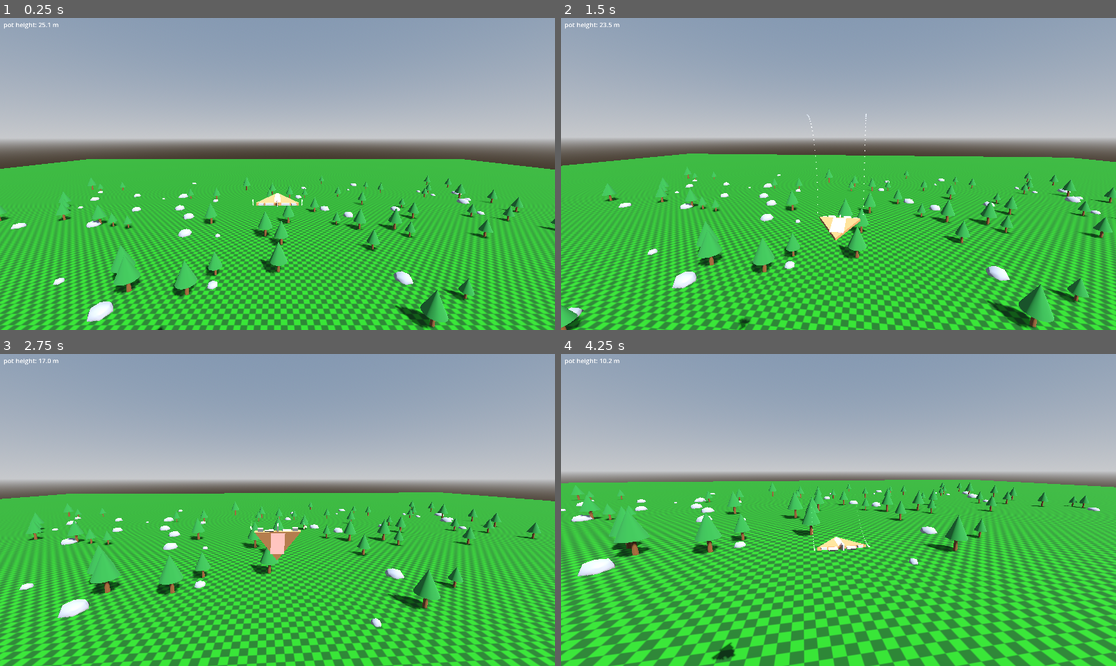
Above: before the commit, frames 1-4 (two rows, left to right).
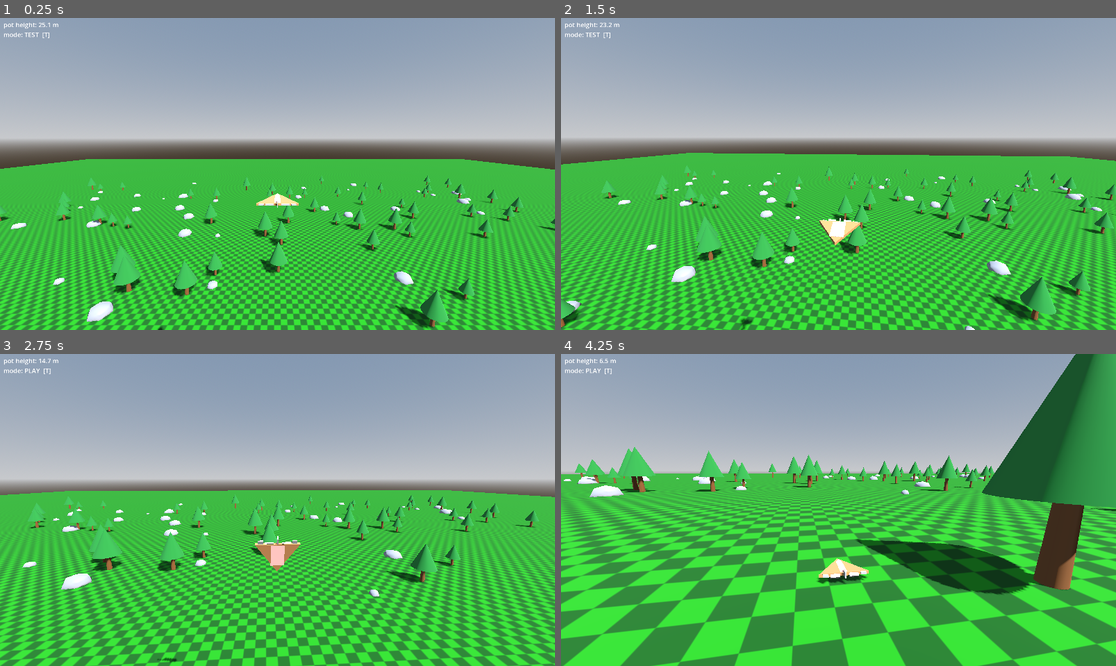
Above: after the commit, the same moments.

Repository: westonkelliher/glider
Game: Godot game, scene res://scenes/main.tscn
The game is run twice, just before and just after one commit, with the same random seed, the same clock (stepped at 60 frames per second) and the same inputs.
Inputs (mouse positions are in pixels of both pictures, inside the frame that each line leads up to):
- Up to frame 1 (0.25 s): no input
- Up to frame 2 (1.5 s): tap Enter at 0.5 s; move the mouse to (866, 174) at 0.52 s; hold Shift (air_roll) 0.53-1.28 s; hold W (move_forward) from 0.53 s (still down); tap T at 0.8, 1.35 s; move the mouse to (810, 174) at 1.27 s
- Up to frame 3 (2.75 s): keep holding W (move_forward); tap Shift (air_roll) at 1.55 s; move the mouse to (288, 503) at 2.02 s; hold Shift (air_roll) from 2.03 s (still down); tap T at 2.3 s
- Up to frame 4 (4.25 s): keep holding W (move_forward); move the mouse to (832, 516) at 2.77 s; release Shift (air_roll) at 2.78 s; tap T at 2.85, 3.8 s; tap Shift (air_roll) at 3.05 s; move the mouse to (877, 513) at 3.52 s; hold Shift (air_roll) from 3.53 s (still down)

The runs differ from the first frame. In frame 1, 0.2% of the frame differs, in the area x 0-100%, y 4-100%; in frame 2, 26%; in frame 3, 30%; in frame 4, 47%, in the area x 0-100%, y 0-100%.

Commit message:
Add pilot/RL control modes; swap Q/E yaw binds
Co-Authored-By: Claude Opus 4.8 <noreply@anthropic.com>

Diff:
--- a/project.godot
+++ b/project.godot
@@ -75,6 +75,18 @@
 , Object(InputEventJoypadButton,"resource_local_to_scene":false,"resource_name":"","device":-1,"button_index":9,"pressure":0.0,"pressed":false,"script":null)
 ]
 }
+yaw_left={
+"deadzone": 0.2,
+"events": [Object(InputEventKey,"resource_local_to_scene":false,"resource_name":"","device":-1,"window_id":0,"alt_pressed":false,"shift_pressed":false,"ctrl_pressed":false,"meta_pressed":false,"pressed":false,"keycode":0,"physical_keycode":69,"key_label":0,"unicode":101,"location":0,"echo":false,"script":null)
+, Object(InputEventJoypadButton,"resource_local_to_scene":false,"resource_name":"","device":-1,"button_index":9,"pressure":0.0,"pressed":false,"script":null)
+]
+}
+yaw_right={
+"deadzone": 0.2,
+"events": [Object(InputEventKey,"resource_local_to_scene":false,"resource_name":"","device":-1,"window_id":0,"alt_pressed":false,"shift_pressed":false,"ctrl_pressed":false,"meta_pressed":false,"pressed":false,"keycode":0,"physical_keycode":81,"key_label":0,"unicode":113,"location":0,"echo":false,"script":null)
+, Object(InputEventJoypadButton,"resource_local_to_scene":false,"resource_name":"","device":-1,"button_index":10,"pressure":0.0,"pressed":false,"script":null)
+]
+}
 
 [physics]
 
--- a/scenes/glider_body.tscn
+++ b/scenes/glider_body.tscn
@@ -51,6 +51,7 @@
 [sub_resource type="BoxMesh" id="BoxMesh_qut1m"]
 
 [node name="GliderBody" type="CharacterBody3D" unique_id=786574907]
+floor_max_angle = 0.43284166
 script = ExtResource("1_kiolu")
 
 [node name="Mesh" type="MeshInstance3D" parent="." unique_id=8097921]
@@ -63,6 +64,7 @@
 
 [node name="TrailL" type="GPUParticles3D" parent="Mesh/Wing" unique_id=465931524]
 transform = Transform3D(1, 0, 0, 0, 1, 0, 0, 0, 1, -0.9, -0.8, 0)
+visible = false
 amount = 240
 lifetime = 0.8
 process_material = SubResource("ParticleProcessMaterial_trail")
@@ -70,6 +72,7 @@
 
 [node name="TrailR" type="GPUParticles3D" parent="Mesh/Wing" unique_id=118740851]
 transform = Transform3D(1, 0, 0, 0, 1, 0, 0, 0, 1, 0.9, -0.8, 0)
+visible = false
 amount = 240
 lifetime = 0.8
 process_material = SubResource("ParticleProcessMaterial_trail")
--- a/scripts/glider_body.gd
+++ b/scripts/glider_body.gd
@@ -6,17 +6,31 @@
 const G := 9.8
 
 
-## Ailerons
-# Pitch
-const AIL_PITCH_SPEED := 7.0 # 1/s: how fast a surface eases toward its target
-const PITCH_MULT := 3.5 # craft turn authority per unit of deflection
-# Roll
-const AIL_ROLL_SPEED := 5.0
-const ROLL_MULT := 5.0
-# Yaw
-const AIL_YAW_SPEED := 7.0
-const YAW_MULT := 2.0
-#
+## Flight tuning: TEST = gentle accelerations (forces easy to see),
+## PLAY = snappy. Toggle live with the T key. Applied via _apply_tuning().
+enum Mode { TEST, PLAY }
+@export var mode: Mode = Mode.TEST
+const PRESETS := {
+	Mode.TEST: {
+		"AIL_PITCH_SPEED": 7.0, "AIL_ROLL_SPEED": 5.0, "AIL_YAW_SPEED": 7.0,
+		"PITCH_MULT": 3.5, "ROLL_MULT": 5.0, "YAW_MULT": 2.0,
+		"POT_SPEED_CATCHUP_MULT": 2.0, "POT_DIR_CATCHUP_MULT": 0.15, "DRAG": 1.0,
+	},
+	Mode.PLAY: {
+		"AIL_PITCH_SPEED": 12.0, "AIL_ROLL_SPEED": 10.0, "AIL_YAW_SPEED": 12.0,
+		"PITCH_MULT": 3.5, "ROLL_MULT": 5.0, "YAW_MULT": 2.0,
+		"POT_SPEED_CATCHUP_MULT": 3.0, "POT_DIR_CATCHUP_MULT": 0.2, "DRAG": 0.2,
+	},
+}
+
+
+## Ailerons (rate/authority values populated from PRESETS by _apply_tuning)
+var AIL_PITCH_SPEED: float # 1/s: how fast a surface eases toward its target
+var PITCH_MULT: float      # craft turn authority per unit of deflection
+var AIL_ROLL_SPEED: float
+var ROLL_MULT: float
+var AIL_YAW_SPEED: float
+var YAW_MULT: float
 const SURFACE_DEFLECT := 0.7 # visual surface tilt (rad) at full deflection
 #
 var ail_pitch := 0.0
@@ -32,16 +46,30 @@
 var _pot_label: Label
 const PH_MARGIN := 0.1
 #const POT_SPEED_CATCHUP := 20.0 # meters/s^2
-const POT_SPEED_CATCHUP_MULT := 2.0
+var POT_SPEED_CATCHUP_MULT: float
 #const POT_DIR_CATCHUP := 2.0 # radians / s
-const POT_DIR_CATCHUP_MULT := 0.15
-const DRAG := 1.5 # pot-height bled per (speed * misalignment) per second
+var POT_DIR_CATCHUP_MULT: float
+var DRAG: float # pot-height bled per (speed * misalignment) per second
 ## Pot Height Equation:
 # v1 at h1,ph1 allows us to get to ph1 under g deceleration:
 # dH = v1
 
 
+## Controls / pause menu
+## RL: roll while air_roll held, else yaw. PILOT: roll always on stick,
+## yaw on Q/E or LB/RB bumpers.
+enum Scheme { RL, PILOT }
+var control_scheme := Scheme.RL
+var menu_open := false
+var _menu_root: Control
+var _tuning_btn: Button
+var _control_btn: Button
+
+
 func _ready() -> void:
+	_apply_tuning()
+	# Run even while the tree is paused so the menu's Esc still toggles it.
+	process_mode = Node.PROCESS_MODE_ALWAYS
 	# Top-left HUD readout, built in code so no scene edit is needed.
 	var layer := CanvasLayer.new()
 	add_child(layer)
@@ -49,9 +77,108 @@
 	_pot_label.position = Vector2(12, 8)
 	_pot_label.add_theme_font_size_override("font_size", 22)
 	layer.add_child(_pot_label)
+	_build_menu()
+
+
+func _build_menu() -> void:
+	var menu := CanvasLayer.new()
+	menu.layer = 10
+	menu.process_mode = Node.PROCESS_MODE_ALWAYS # clickable while paused
+	add_child(menu)
+
+	_menu_root = Control.new()
+	_menu_root.set_anchors_preset(Control.PRESET_FULL_RECT)
+	_menu_root.mouse_filter = Control.MOUSE_FILTER_STOP # eat clicks behind the menu
+	_menu_root.visible = false
+	menu.add_child(_menu_root)
+
+	var dim := ColorRect.new()
+	dim.color = Color(0, 0, 0, 0.55)
+	dim.set_anchors_preset(Control.PRESET_FULL_RECT)
+	_menu_root.add_child(dim)
+
+	var center := CenterContainer.new()
+	center.set_anchors_preset(Control.PRESET_FULL_RECT)
+	_menu_root.add_child(center)
+
+	var vbox := VBoxContainer.new()
+	vbox.add_theme_constant_override("separation", 12)
+	center.add_child(vbox)
+
+	var title := Label.new()
+	title.text = "Paused"
+	title.add_theme_font_size_override("font_size", 32)
+	title.horizontal_alignment = HORIZONTAL_ALIGNMENT_CENTER
+	vbox.add_child(title)
+
+	_tuning_btn = Button.new()
+	_tuning_btn.pressed.connect(_on_tuning_pressed)
+	vbox.add_child(_tuning_btn)
+
+	_control_btn = Button.new()
+	_control_btn.pressed.connect(_on_control_pressed)
+	vbox.add_child(_control_btn)
+
+	var resume := Button.new()
+	resume.text = "Resume"
+	resume.pressed.connect(_close_menu)
+	vbox.add_child(resume)
+
+	_refresh_menu_labels()
+
+
+func _refresh_menu_labels() -> void:
+	_tuning_btn.text = "Tuning: %s" % Mode.keys()[mode]
+	_control_btn.text = "Controls: %s" % ("ROCKET LEAGUE" if control_scheme == Scheme.RL else "PILOT")
+
+
+func _on_tuning_pressed() -> void:
+	mode = Mode.PLAY if mode == Mode.TEST else Mode.TEST
+	_apply_tuning()
+	_refresh_menu_labels()
+
+
+func _on_control_pressed() -> void:
+	control_scheme = Scheme.PILOT if control_scheme == Scheme.RL else Scheme.RL
+	_refresh_menu_labels()
+
+
+func _open_menu() -> void:
+	menu_open = true
+	_menu_root.visible = true
+	get_tree().paused = true
+	Input.mouse_mode = Input.MOUSE_MODE_VISIBLE
+
+
+func _close_menu() -> void:
+	menu_open = false
+	_menu_root.visible = false
+	get_tree().paused = false
+	Input.mouse_mode = Input.MOUSE_MODE_CAPTURED
+
+
+func _apply_tuning() -> void:
+	var preset: Dictionary = PRESETS[mode]
+	for key: String in preset:
+		set(key, preset[key])
+
+
+func _unhandled_input(event: InputEvent) -> void:
+	if event is InputEventKey and event.pressed and not event.echo:
+		# Esc toggles the pause menu.
+		if event.keycode == KEY_ESCAPE:
+			if menu_open: _close_menu()
+			else: _open_menu()
+		# T toggles TEST <-> PLAY tuning live.
+		elif event.keycode == KEY_T:
+			mode = Mode.PLAY if mode == Mode.TEST else Mode.TEST
+			_apply_tuning()
+			_refresh_menu_labels()
 
 
 func _physics_process(delta: float) -> void:
+	if menu_open: # frozen while the menu is up (node is PROCESS_MODE_ALWAYS)
+		return
 
 	## inputs
 	# adjust ailerons
@@ -64,7 +191,7 @@
 
 	## speeds, directions and velocities from potential (pot) values
 	# pot values
-	if position.y > pot_height:
+	if position.y > pot_height && position.y > 2.0:
 		pot_height = position.y
 	var d_h := pot_height - position.y
 	var pot_speed := sqrt(d_h*G*2) # solved for speed in terms of d_h
@@ -75,7 +202,7 @@
 	var current_dir := velocity.normalized() # TODO: look out for magnitude 0 velocity
 	# new values
 	var speed_offset := absf(pot_speed - current_speed)
-	var pot_speed_catchup := POT_SPEED_CATCHUP_MULT*(0.1+current_speed)
+	var pot_speed_catchup := 1.0+POT_SPEED_CATCHUP_MULT*(0.1+current_speed)
 	var new_speed := move_toward(current_speed, pot_speed, pot_speed_catchup * delta)
 	#if new_speed < 0.1:
 			#new_speed += 0.1
@@ -86,16 +213,20 @@
 
 	## forces
 	# grav for no stuck (100% gravity when speed is 0)
-	var dv_gravity := G*Vector3.DOWN * (2/(2+current_speed)) * delta
+	var dv_gravity := G*Vector3.DOWN * delta
 	new_velocity += dv_gravity
 	# drag: bleed pot energy when moving crosswise to the nose (1 - alignment)
-	var alignment_drag_factor := (1.0 - nose_dir.dot(current_dir))**2
+	var alignment_drag_factor := (1.0 - nose_dir.dot(current_dir))
 	pot_height -= DRAG * current_speed * alignment_drag_factor * delta
+	if pot_height < 0:
+		pot_height = 0
+	if position.y < 2.0:
+		pot_height += 5 * delta # recover pot for testing
 
 	## velocity
 	velocity = new_velocity
 
-	_pot_label.text = "pot height: %.1f m" % pot_height
+	_pot_label.text = "pot height: %.1f m\nmode: %s  [T]" % [pot_height, Mode.keys()[mode]]
 
 
 	#var speed := 0.0
@@ -112,6 +243,13 @@
 		#v_dir = v_dir.move_toward(facing_dir, 1.0 * delta).normalized()
 	#else:
 		#v_dir = facing_dir
+
+	#if is_on_floor() && velocity.length() > 2.0:
+		#var n_speed := velocity.length()*0.5 * delta
+		#velocity *= 1 - (0.5 * delta)
+		#var pot_dheight := velocity.length()**2/(G*2)
+		#pot_height = position.y + pot_dheight
+
 	move_and_slide()
 
 
@@ -119,12 +257,17 @@
 	# Pitch from F/B. L/R rolls while air_roll is held, otherwise yaws (RL-style).
 	ail_pitch_target = Input.get_axis("move_forward", "move_back")
 	var lr := Input.get_axis("move_right", "move_left")
-	if Input.is_action_pressed("air_roll"):
+	if control_scheme == Scheme.RL:
+		# L/R rolls while air_roll held, otherwise yaws.
+		if Input.is_action_pressed("air_roll"):
+			ail_roll_target = lr
+			ail_yaw_target = 0.0
+		else:
+			ail_yaw_target = lr
+			ail_roll_target = 0.0
+	else: # PILOT: stick always rolls; yaw on Q/E or LB/RB.
 		ail_roll_target = lr
-		ail_yaw_target = 0.0
-	else:
-		ail_yaw_target = lr
-		ail_roll_target = 0.0
+		ail_yaw_target = Input.get_axis("yaw_left", "yaw_right")
 
 	ail_pitch = move_toward(ail_pitch, ail_pitch_target, AIL_PITCH_SPEED * delta)
 	ail_roll = move_toward(ail_roll, ail_roll_target, AIL_ROLL_SPEED * delta)
Not shown: 1 places in scenes/glider_body.tscn that only renumber resources
